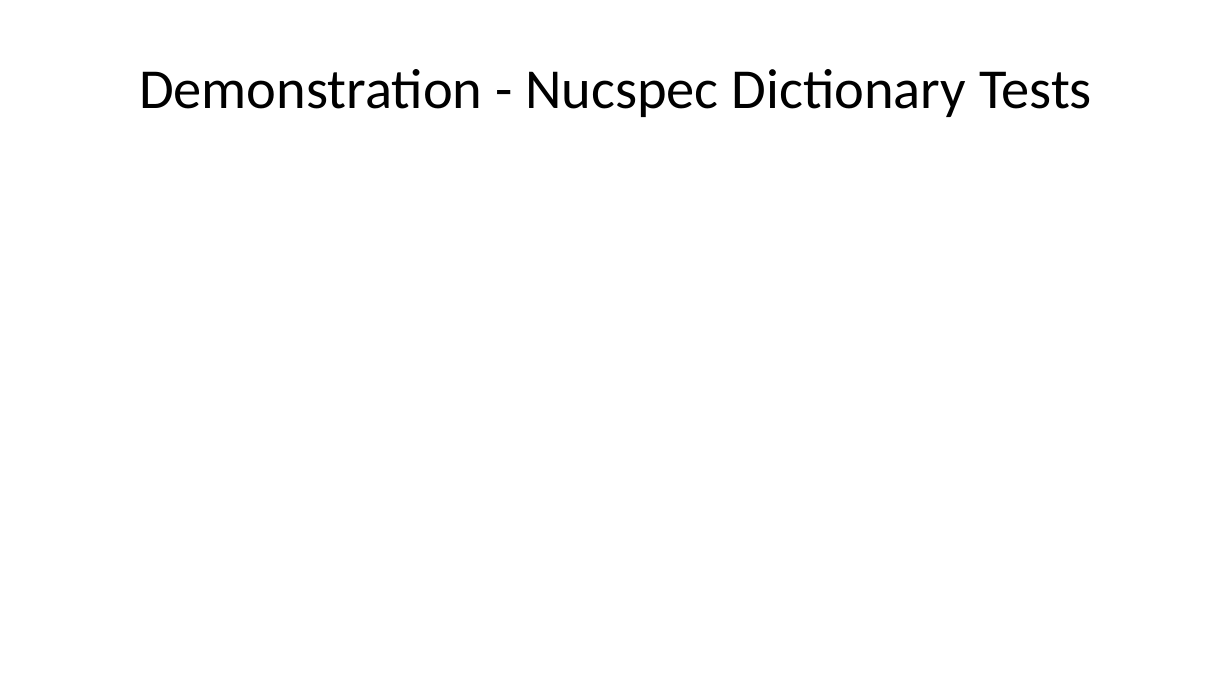
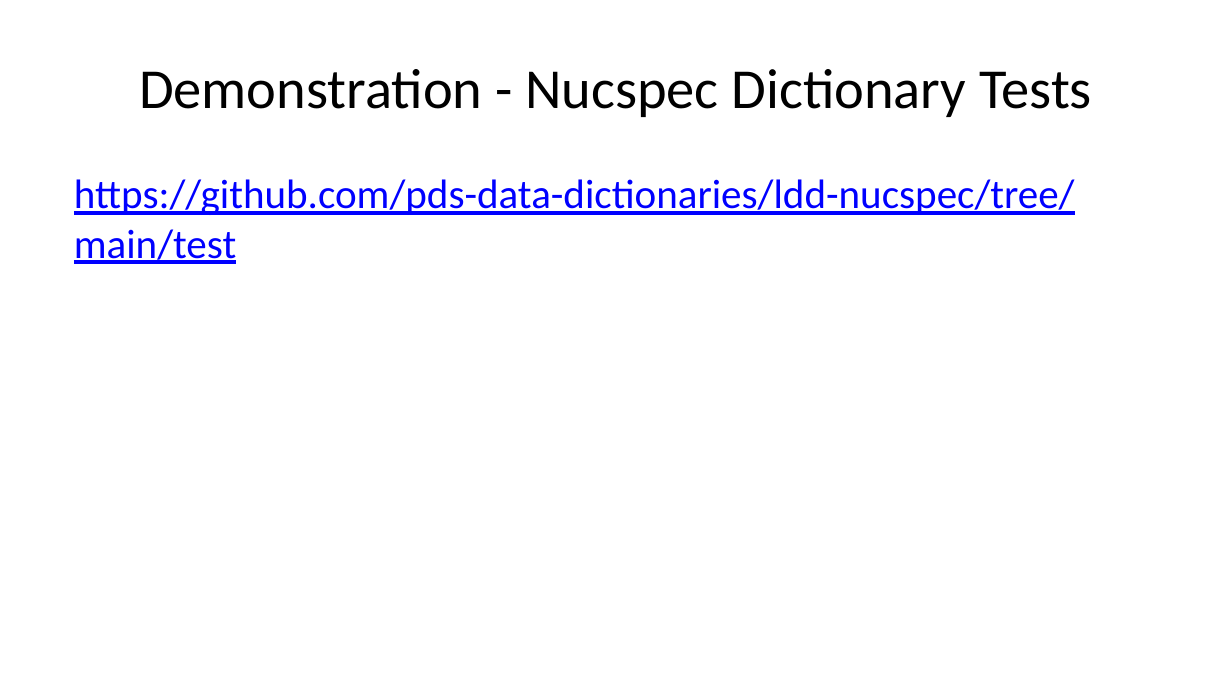
Before and after one commit to sbn-psi/dmsp, a slide deck: slide 24 of LDDTesting/stone-LDDTestingPrinciples.pptx. Drawn at 1232x693 pixels with LibreOffice and Linux fonts; fonts in the diff are those of the drawing. Boxes give left, top, right and bottom in pixels: in the first picture for what was removed or moved away, otherwise in the second. Text is boxed around its words. In the diff, an @@ line names an element or a change of style, - is before the commit and + after.

Commit message:
Added URLs to test locations

```diff
--- a/LDDTesting/stone-LDDTestingPrinciples.pptx
+++ b/LDDTesting/stone-LDDTestingPrinciples.pptx
@@ text added at (74, 179, 1075, 264), 24 pt, text #0000FF, underline @@
+https://github.com/pds-data-dictionaries/ldd-nucspec/tree/main/test
```
Also in this commit, not shown: 4 other slides changed, 1 other file.
